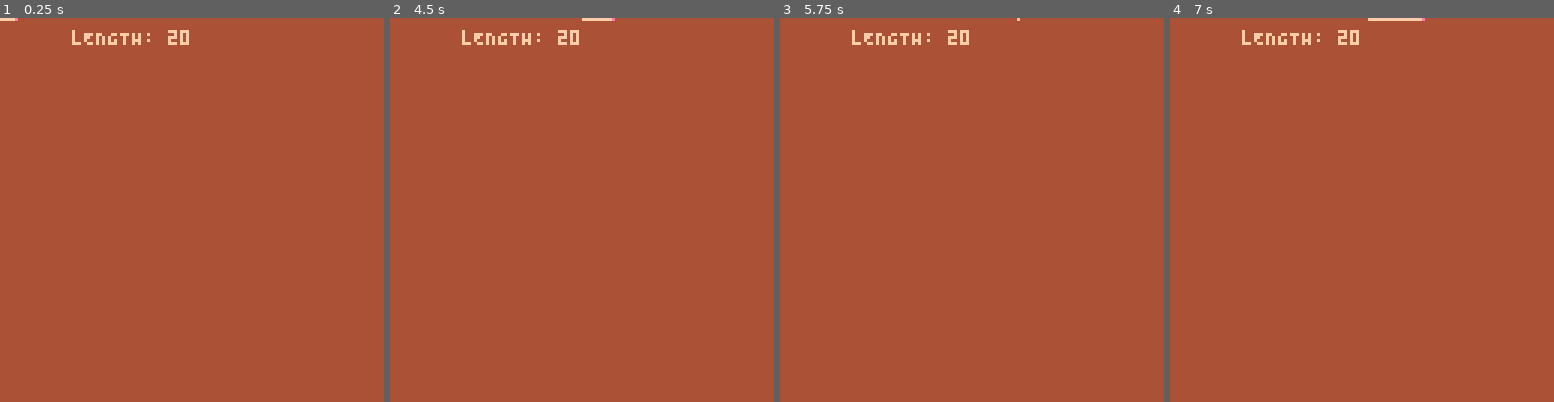
Above: before the commit, frames 1-4 (left to right).
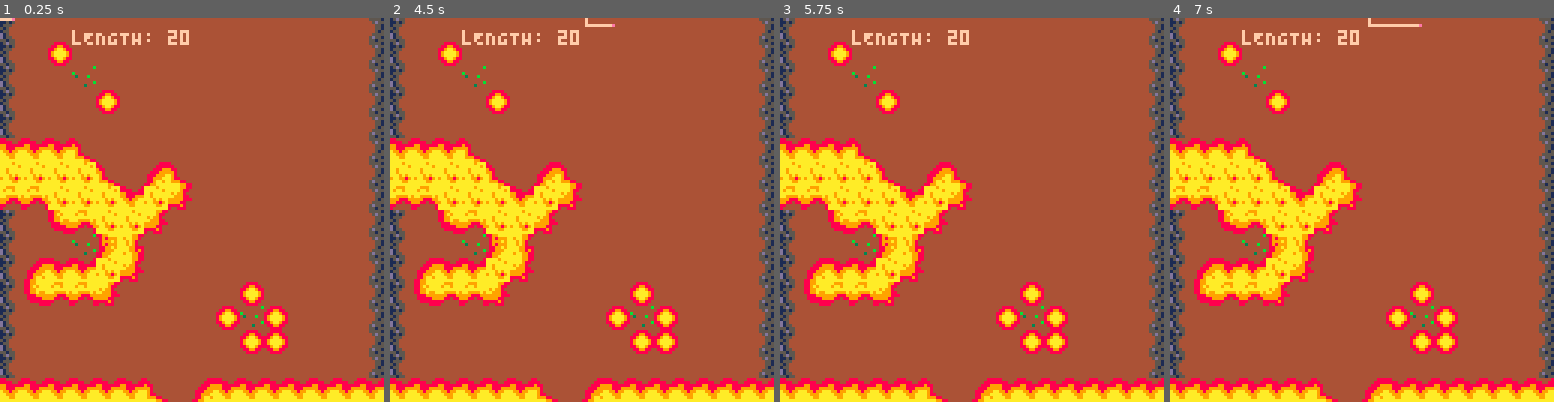
Above: after the commit, the same moments.

Repository: PavelCz/pico-8-carts
Game: PICO-8 cartridge src/ld48/worm.p8
Same seed, same stepped clock (60 frames per second), same inputs: the game is played once before the commit and once after it.
Inputs:
- Up to frame 1 (0.25 s): no input
- Up to frame 2 (4.5 s): tap X (X key) at 0.33, 1.07, 1.85, 2.97, 4.08 s; tap O (Z key) at 0.7, 1.7, 2.1, 2.5, 2.9, 3.3, 3.7, 4.1 s; hold Right 1.6-2.1 s; hold Up 2.15-2.42 s; hold Right 2.47-3.03 s; hold Left 3.08-3.58 s; hold Down 3.63-3.97 s; hold Right from 4.02 s (still down)
- Up to frame 3 (5.75 s): tap O (Z key) every 0.4 s from 4.5 to 5.7 s; release Right at 4.68 s; hold Up 4.73-5.03 s; hold Left 5.08-5.68 s; tap X (X key) at 5.2 s; hold Down from 5.73 s (still down)
- Up to frame 4 (7 s): release Down at 6.03 s; hold Right 6.08-6.58 s; tap O (Z key) at 6.1, 6.5, 6.9 s; tap X (X key) at 6.32 s; hold Right from 6.63 s (still down)

The runs differ from the first frame. In frame 1, 24% of the frame differs, in the area x 0-100%, y 0-100%; in frame 2, 24%; in frame 3, 24%; in frame 4, 25%.

Commit message:
Update and draw map

Diff:
--- a/src/ld48/worm.p8
+++ b/src/ld48/worm.p8
@@ -62,6 +62,13 @@
   -- Clear the screen
   rectfill(0,0,128,128,CLR.back)
 
+  for x=0,15 do
+    for y=0,15 do
+      map(x,y,x * 8,y * 8,8,8)
+    end
+  end
+
+
   -- Draw worm head
   local int_x = flr(worm.x) -- We floor our
   local int_y = flr(worm.y)
@@ -77,7 +84,7 @@
 
   -- Special effects
   if fx.flash_red > 0 then
-    if fx.flash_red % 2 == 1 then
+    if (fx.flash_red / 2) % 2 == 1 then
       rectfill(0,0,128,128,8)
     end
   end
@@ -243,22 +250,22 @@
 00888888880000088888980000000000000000000000000000000000000000000000000000000000000000000000000000000000000000000000000000000000
 00000888800000088008880000000000000000000000000000000000000000000000000000000000000000000000000000000000000000000000000000000000
 __map__
-0200000000000004000000000000000000000000000000000000000000000000000000000000000000000000000000000000000000000000000000000000000000000000000000000000000000000000000000000000000000000000000000000000000000000000000000000000000000000000000000000000000000000000
-0200130000000004000000000000000000000000000000000000000000000000000000000000000000000000000000000000000000000000000000000000000000000000000000000000000000000000000000000000000000000000000000000000000000000000000000000000000000000000000000000000000000000000
-0200000100000004000000000000000000000000000000000000000000000000000000000000000000000000000000000000000000000000000000000000000000000000000000000000000000000000000000000000000000000000000000000000000000000000000000000000000000000000000000000000000000000000
-0200000000000004000001000000000000000000000100000000000000000000000000000000000000000000000000000000000000000000000000000000000000000000000000000000000000000000000000000000000000000000000000000000000000000000000000000000000000000000000000000000000000000000
-0200001300101204000000000000000000000000000000000000000000000000000000000000000000000000000000000000000000000000000000000000000000000000000000000000000000000000000000000000000000000000000000000000000000000000000000000000000000000000000000000000000000000000
-0200000000203204000000000001000000000000000000000000000000000100000000000000000000000000000000000000000000000000000000000000000000000000000000000000000000000000000000000000000000000000000000000000000000000000000000000000000000000000000000000000000000000000
-0210120010220104000000000000000000000000000000000000000000000000000000000000000000000000000000000000000000000000000000000000000000000000000000000000000000000000000000000000000000000000000000000000000000000000000000000000000000000000000000000000000000000000
-0220220030320104000000000000000000000000000000000000000000000000000000000000000000000000000000000000000000000000000000000000000000000000000000000000000000000000000000000000000000000000000000000000000000000000000000000000000000000000000000000000000000000000
-0000000000000000000000000000000000000000000000000000000000000000000000000000000000000000000000000000000000000000000000000000000000000000000000000000000000000000000000000000000000000000000000000000000000000000000000000000000000000000000000000000000000000000
-0000000000000000000000000000000000000000000000000000000000000000000000000000000000000000000000000000000000000000000000000000000000000000000000000000000000000000000000000000000000000000000000000000000000000000000000000000000000000000000000000000000000000000
-0000000000000000000000000000000000000000000000000000000000000000000000000000000000000000000000000000000000000000000000000000000000000000000000000000000000000000000000000000000000000000000000000000000000000000000000000000000000000000000000000000000000000000
-0000000000000000000000000000000000000000000000000000000000000000000000000000000000000000000000000000000000000000000000000000000000000000000000000000000000000000000000000000000000000000000000000000000000000000000000000000000000000000000000000000000000000000
-0000000000000000000000000000000000000000000000000000000000000000000000000000000000000000000000000000000000000000000000000000000000000000000000000000000000000000000000000000000000000000000000000000000000000000000000000000000000000000000000000000000000000000
-0000000000000000000000000000000000000000000000000000000000000000000000000000000000000000000000000000000000000000000000000000000000000000000000000000000000000000000000000000000000000000000000000000000000000000000000000000000000000000000000000000000000000000
-0000000000000000000000000000000000000000000000000000000000000000000000000000000000000000000000000000000000000000000000000000000000000000000000000000000000000000000000000000000000000000000000000000000000000000000000000000000000000000000000000000000000000000
-0000000000000000000000000000000000000000000000000000000000000000000000000000000000000000000000000000000000000000000000000000000000000000000000000000000000000000000000000000000000000000000000000000000000000000000000000000000000000000000000000000000000000000
+0200000000000000000000000000000400000000000000000000000000000000000000000000000000000000000000000000000000000000000000000000000000000000000000000000000000000000000000000000000000000000000000000000000000000000000000000000000000000000000000000000000000000000
+0200130000000000000000000000000400000000000000000000000000000000000000000000000000000000000000000000000000000000000000000000000000000000000000000000000000000000000000000000000000000000000000000000000000000000000000000000000000000000000000000000000000000000
+0200000100000000000000000000000400000000000000000000000000000000000000000000000000000000000000000000000000000000000000000000000000000000000000000000000000000000000000000000000000000000000000000000000000000000000000000000000000000000000000000000000000000000
+0200000013000000000000000000000400000000000000000000000000000000000000000000000000000000000000000000000000000000000000000000000000000000000000000000000000000000000000000000000000000000000000000000000000000000000000000000000000000000000000000000000000000000
+0200000000000000000000000000000400000000000000000000000000000000000000000000000000000000000000000000000000000000000000000000000000000000000000000000000000000000000000000000000000000000000000000000000000000000000000000000000000000000000000000000000000000000
+1111111200000000000000000000000400000000000000000000000000000000000000000000000000000000000000000000000000000000000000000000000000000000000000000000000000000000000000000000000000000000000000000000000000000000000000000000000000000000000000000000000000000000
+2121212112001012000000000000000400000000000000000000000000000000000000000000000000000000000000000000000000000000000000000000000000000000000000000000000000000000000000000000000000000000000000000000000000000000000000000000000000000000000000000000000000000000
+3131212121112132000000000000000400000000000000000000000000000000000000000000000000000000000000000000000000000000000000000000000000000000000000000000000000000000000000000000000000000000000000000000000000000000000000000000000000000000000000000000000000000000
+0200303121213200000000000000000400000000000000000000000000000000000000000000000000000000000000000000000000000000000000000000000000000000000000000000000000000000000000000000000000000000000000000000000000000000000000000000000000000000000000000000000000000000
+0200000120220000000000000000000400000000000000000000000000000000000000000000000000000000000000000000000000000000000000000000000000000000000000000000000000000000000000000000000000000000000000000000000000000000000000000000000000000000000000000000000000000000
+0210111121320000000000000000000400000000000000000000000000000000000000000000000000000000000000000000000000000000000000000000000000000000000000000000000000000000000000000000000000000000000000000000000000000000000000000000000000000000000000000000000000000000
+0230313132000000000013000000000400000000000000000000000000000000000000000000000000000000000000000000000000000000000000000000000000000000000000000000000000000000000000000000000000000000000000000000000000000000000000000000000000000000000000000000000000000000
+0200000000000000001301130000000400000000000000000000000000000000000000000000000000000000000000000000000000000000000000000000000000000000000000000000000000000000000000000000000000000000000000000000000000000000000000000000000000000000000000000000000000000000
+0200000000000000000013130000000400000000000000000000000000000000000000000000000000000000000000000000000000000000000000000000000000000000000000000000000000000000000000000000000000000000000000000000000000000000000000000000000000000000000000000000000000000000
+0200000000000000000000000000000400000000000000000000000000000000000000000000000000000000000000000000000000000000000000000000000000000000000000000000000000000000000000000000000000000000000000000000000000000000000000000000000000000000000000000000000000000000
+1111111111111200101111111111111100000000000000000000000000000000000000000000000000000000000000000000000000000000000000000000000000000000000000000000000000000000000000000000000000000000000000000000000000000000000000000000000000000000000000000000000000000000
 0000000000000000000000000000000000000000000000000000000000000000000000000000000000000000000000000000000000000000000000000000000000000000000000000000000000000000000000000000000000000000000000000000000000000000000000000000000000000000000000000000000000000000
 0000000000000000000000000000000000000000000000000000000000000000000000000000000000000000000000000000000000000000000000000000000000000000000000000000000000000000000000000000000000000000000000000000000000000000000000000000000000000000000000000000000000000000
 0000000000000000000000000000000000000000000000000000000000000000000000000000000000000000000000000000000000000000000000000000000000000000000000000000000000000000000000000000000000000000000000000000000000000000000000000000000000000000000000000000000000000000
